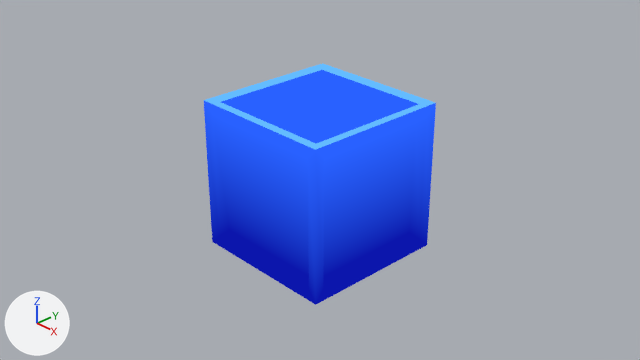
The Blender file examples/vertexSelection/vertexSelection.blend, before and after one commit.
Before and after are seen from the file's camera 'Camera'. Arrows for +X, +Y and +Z are at lower left; the lights stay in place.
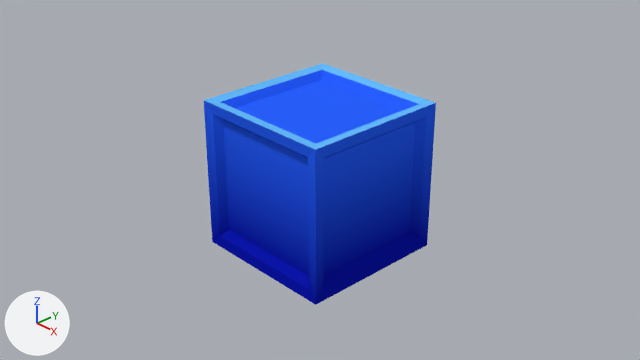
The change, as a list of edits to the scene's bpy script:
```text
Change mat_cube:
    remove n1 = _N.new('ShaderNodeBackground'); n1.name = 'Background'
    where n0 = _N.new('ShaderNodeOutputMaterial'); n0.name = 'Material Output'
    where n2 = _N.new('ShaderNodeVertexColor'); n2.name = 'Vertex Color'
    remove _L.new(n1.outputs[0], n0.inputs[0])  # 'Background' to 'Surface'
    remove _L.new(n2.outputs[0], n1.inputs[0])  # 'Color' to 'Color'
    add n3 = _N.new('ShaderNodeBsdfDiffuse'); n3.name = 'Diffuse BSDF'
    add _L.new(n3.outputs[0], n0.inputs[0])  # 'BSDF' to 'Surface'
    add _L.new(n2.outputs[0], n3.inputs[0])  # 'Color' to 'Color'
```

Pixel boxes (x1, y1, x2, y2) of what changed, in the pictures (640 x 360 px):
'Cube', recoloured: (204, 64, 436, 305) in both
